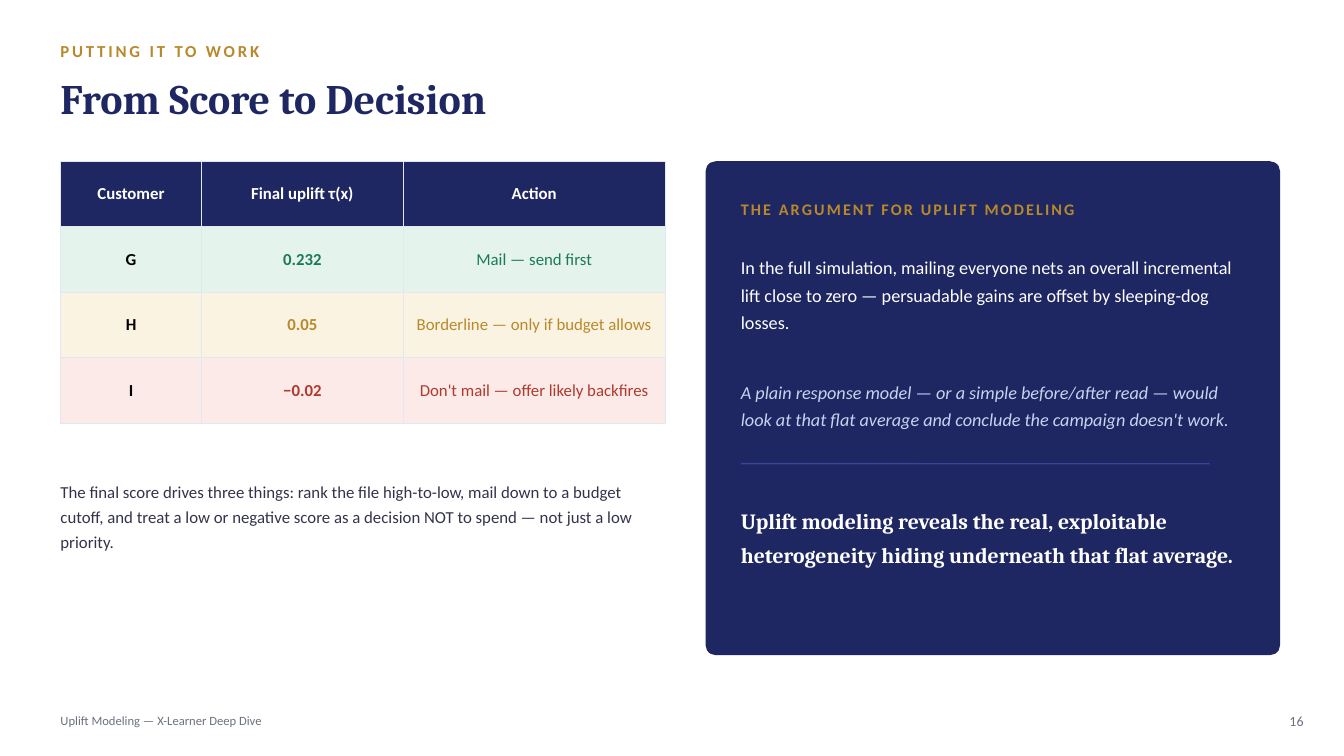
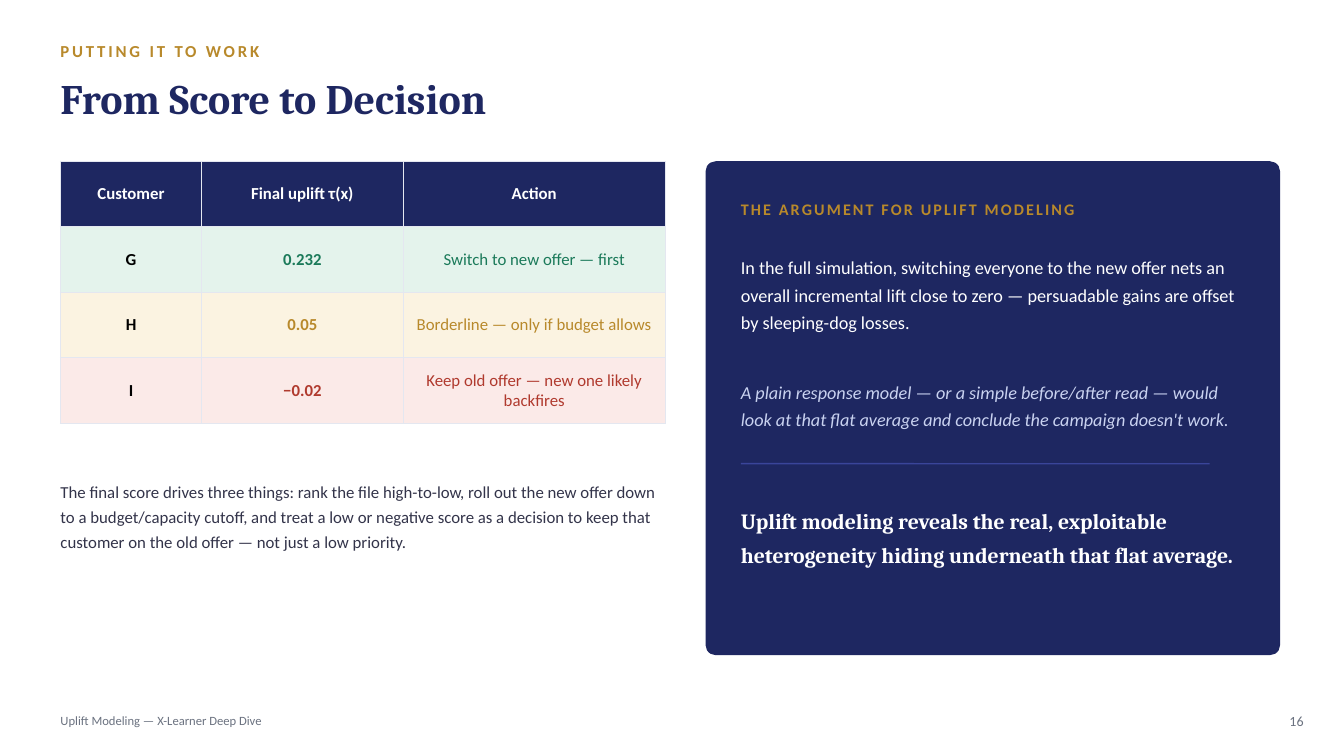
Before and after one commit to crystal1361/uplift-model, a slide deck: slide 16 of uplift_model_deck.pptx. Drawn at 1344x756 pixels with LibreOffice and Linux fonts; fonts in the diff are those of the drawing. Boxes give left, top, right and bottom in pixels: in the first picture for what was removed or moved away, otherwise in the second. Text is boxed around its words. In the diff, an @@ line names an element or a change of style, - is before the commit and + after.

```diff
--- a/uplift_model_deck.pptx
+++ b/uplift_model_deck.pptx
@@ table at [60,161,665,423] @@
-row 2, column 3: Mail — send first
+row 2, column 3: Switch to new offer — first
-row 4, column 3: Don't mail — offer likely backfires
+row 4, column 3: Keep old offer — new one likely backfires
@@ text at [741,261,1234,332]: text changed @@
-In the full simulation, mailing everyone nets an overall incremental lift close to zero — persuadable gains are offset by sleeping-dog losses.
+In the full simulation, switching everyone to the new offer nets an overall incremental lift close to zero — persuadable gains are offset by sleeping-dog losses.
@@ text at [60,486,655,551]: text changed @@
-The final score drives three things: rank the file high-to-low, mail down to a budget cutoff, and treat a low or negative score as a decision NOT to spend — not just a low priority.
+The final score drives three things: rank the file high-to-low, roll out the new offer down to a budget/capacity cutoff, and treat a low or negative score as a decision to keep that customer on the old offer — not just a low priority.
```
Also in this commit, not shown: 8 other slides changed, 1 other file.
